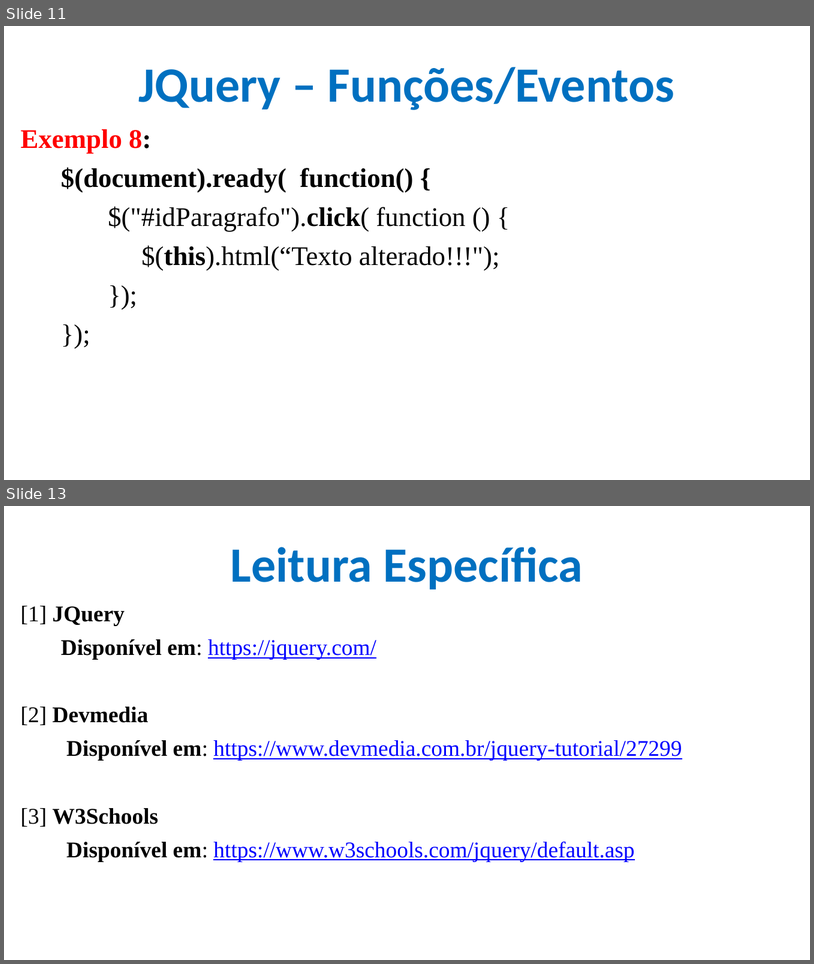
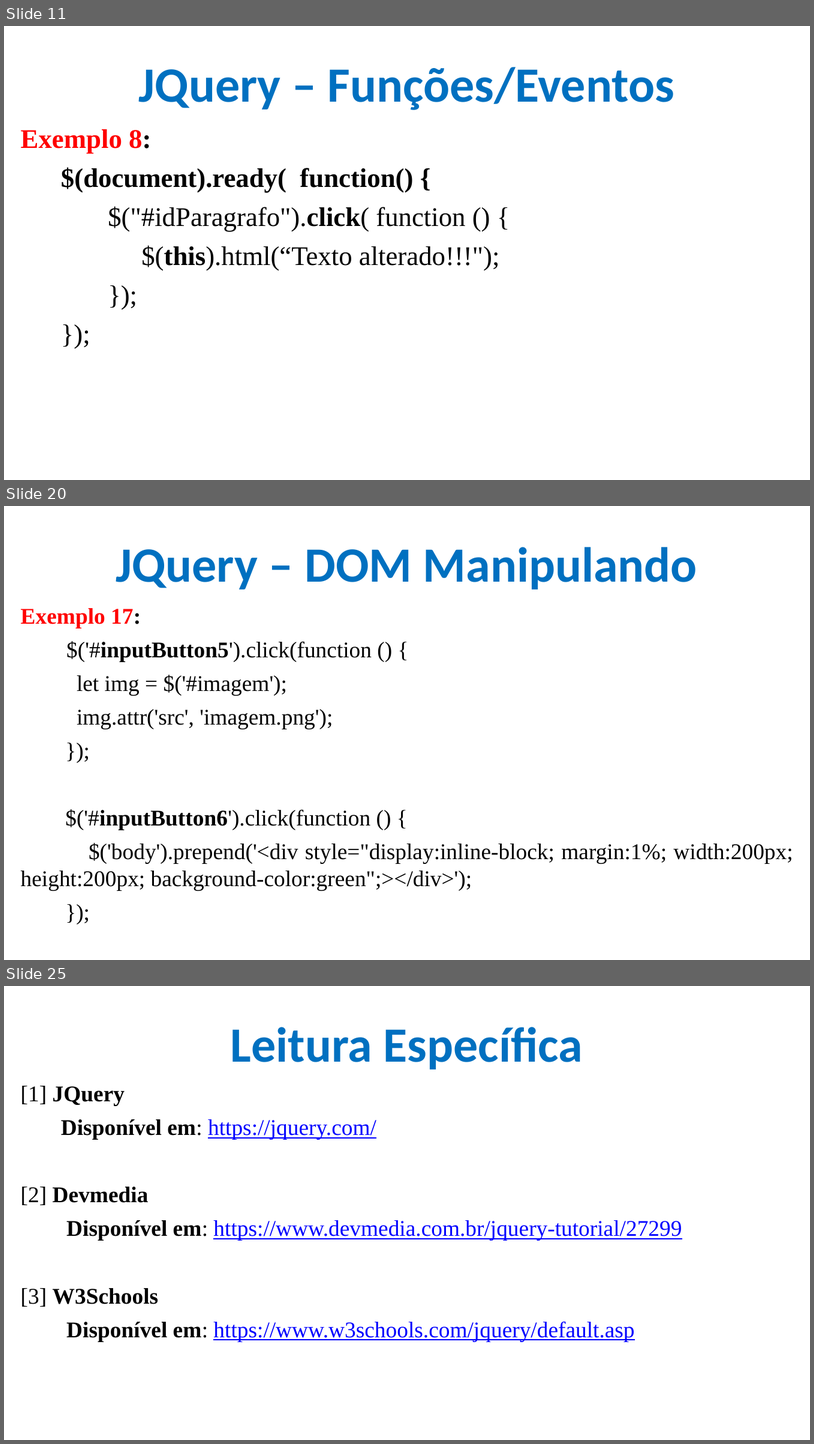
Before and after one commit to CloudEducationBrazil/WydenDesenvolvimentoWebPHP, a slide deck: 01 Classes/Aula 11 Desenvolvimento Web PHP - JQuery.pptx. Shown one above the other, each under a label of ours: slides 11 and 13 before the commit, slides 11, 20 and 25 after it; the slides between them are not shown. The pictures are 814x964 and 814x1444 pixels, drawn with LibreOffice and Linux fonts; fonts in the diff are those of the drawing; background and template pictures are left out. Boxes give left, top, right and bottom in pixels: in the first picture for what was removed or moved away, otherwise in the second. Text is boxed around its words. In the diff, an @@ line names an element or a change of style, - is before the commit and + after.

Commit message:
ppt JQuery

```diff
--- a/01 Classes/Aula 11 Desenvolvimento Web PHP - JQuery.pptx
+++ b/01 Classes/Aula 11 Desenvolvimento Web PHP - JQuery.pptx
@@ slide 20 added at (x1=4, y1=506, x2=810, y2=960), background picture (left out) @@
@@ title added at (x1=116, y1=547, x2=698, y2=589), 44 pt, text #0070C0, bold @@
+JQuery – DOM Manipulando
@@ text added at (x1=21, y1=608, x2=793, y2=890), 20 pt, text #000000 @@
+Exemplo 17:
+$('#inputButton5').click(function () {
+let img = $('#imagem');
+img.attr('src', 'imagem.png');
+});
+$('#inputButton6').click(function () {
+$('body').prepend('<div style="display:inline-block; margin:1%; width:200px; height:200px; background-color:green";></div>');
+});
@@ what was slide 13 is now slide 25 @@
```
Also in this commit, not shown: 2 slides changed, 11 other slides added, 7 other files.
